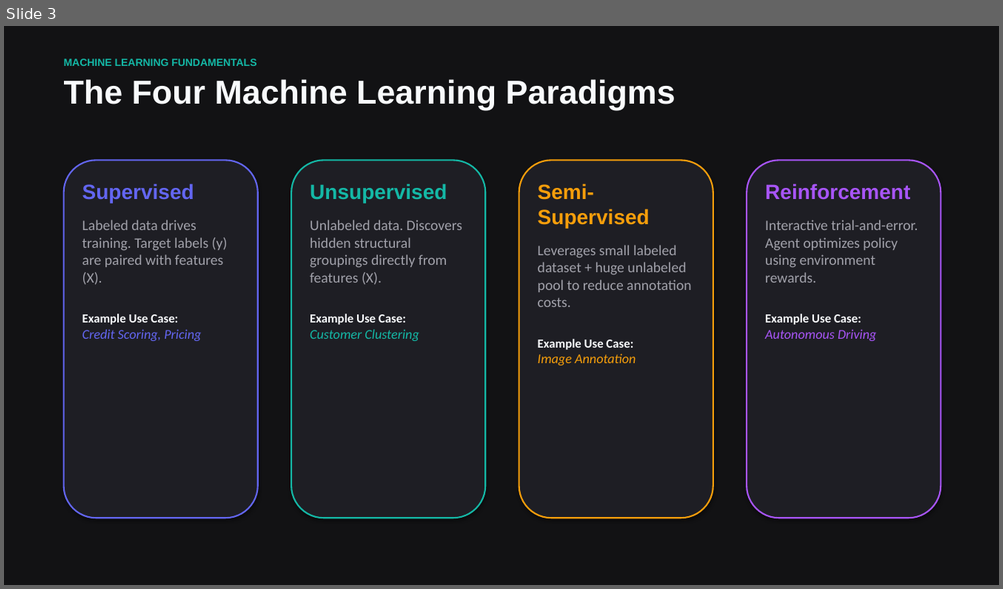
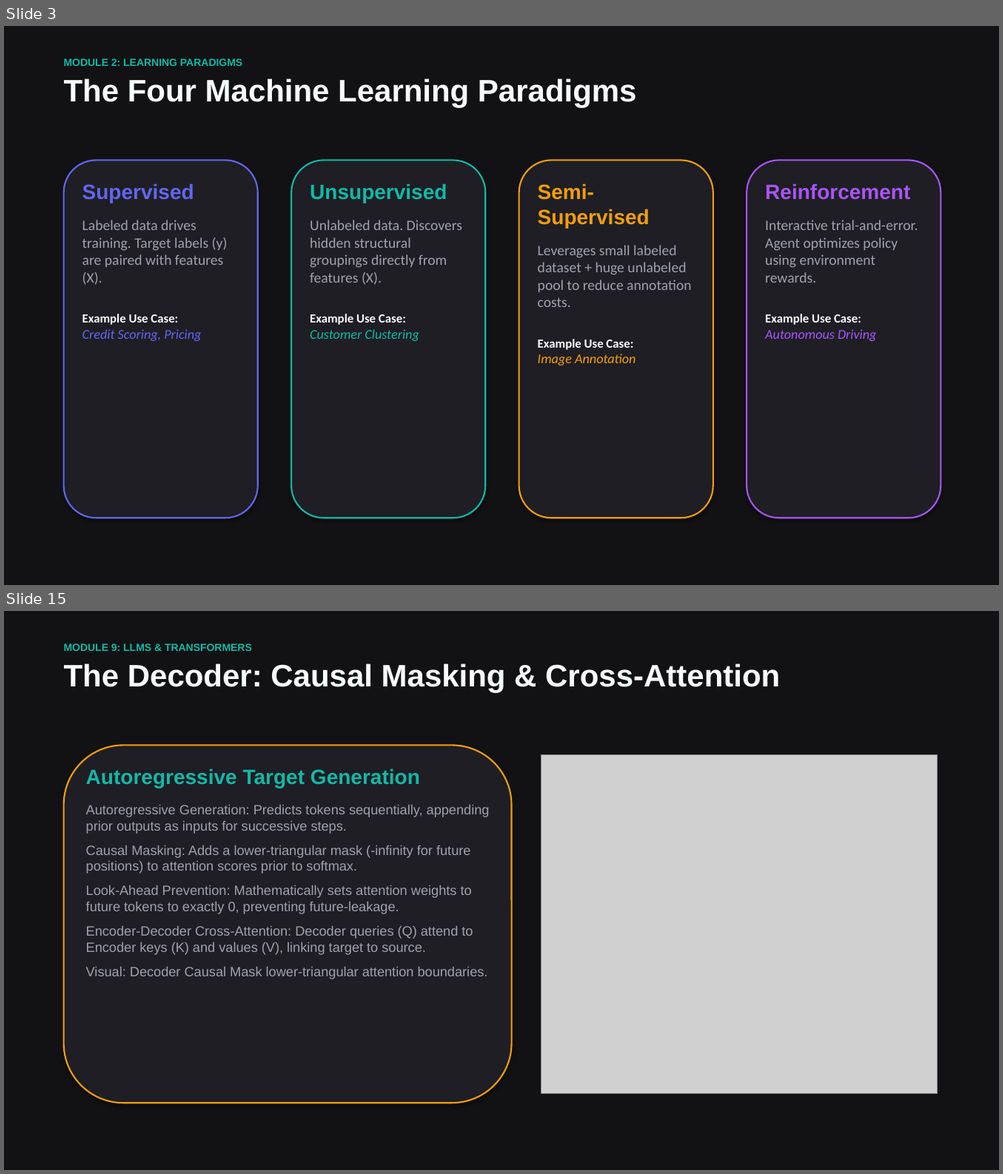
Before and after one commit to vdonthireddy/ai-course, a slide deck: machine_learning_fundamentals.pptx. Shown one above the other, each under a label of ours: slide 3 before the commit, slides 3 and 15 after it; the slides between them are not shown. The pictures are 1003x589 and 1003x1174 pixels, drawn with LibreOffice and Linux fonts; fonts in the diff are those of the drawing; grey boxes stand for pictures. Boxes give left, top, right and bottom in pixels: in the first picture for what was removed or moved away, otherwise in the second. Text is boxed around its words. In the diff, an @@ line names an element or a change of style, - is before the commit and + after.

Commit message:
feat: expand ML presentation to 21 slides covering all modules, scratch code, LLM chapters, and mathematical glossary with auto-scaled plots

```diff
--- a/machine_learning_fundamentals.pptx
+++ b/machine_learning_fundamentals.pptx
@@ slide 15 added at (x1=4, y1=611, x2=999, y2=1170), background #121214 @@
@@ text added at (x1=64, y1=644, x2=252, y2=651), 10 pt, text #14B8A6, bold @@
+MODULE 9: LLMS & TRANSFORMERS
@@ text added at (x1=64, y1=664, x2=780, y2=692), 30 pt, text #F8FAFC, bold @@
+The Decoder: Causal Masking & Cross-Attention
@@ rounded rectangle added at (x1=64, y1=745, x2=512, y2=1103), fill #1E1E24, outline #F59E0B 1.5 pt @@
@@ picture added at (x1=541, y1=755, x2=936, y2=1093) @@
@@ text added at (x1=86, y1=769, x2=489, y2=980), 13 pt, text #A1A1AA @@
+Autoregressive Target Generation
+Autoregressive Generation: Predicts tokens sequentially, appending prior outputs as inputs for successive steps.
+Causal Masking: Adds a lower-triangular mask (-infinity for future positions) to attention scores prior to softmax.
+Look-Ahead Prevention: Mathematically sets attention weights to future tokens to exactly 0, preventing future-leakage.
+Encoder-Decoder Cross-Attention: Decoder queries (Q) attend to Encoder keys (K) and values (V), linking target to source.
+Visual: Decoder Causal Mask lower-triangular attention boundaries.
@@ slide 3 changed as well @@
@@ text at (x1=64, y1=59, x2=242, y2=66): text changed @@
-MACHINE LEARNING FUNDAMENTALS
+MODULE 2: LEARNING PARADIGMS
@@ text "The Four Machine Learning Paradigms" at (x1=64, y1=79, x2=637, y2=107): size 32 to 30 pt @@
```
Also in this commit, not shown: 5 other slides changed, 14 other slides added, 4 slides removed, 1 other file.
